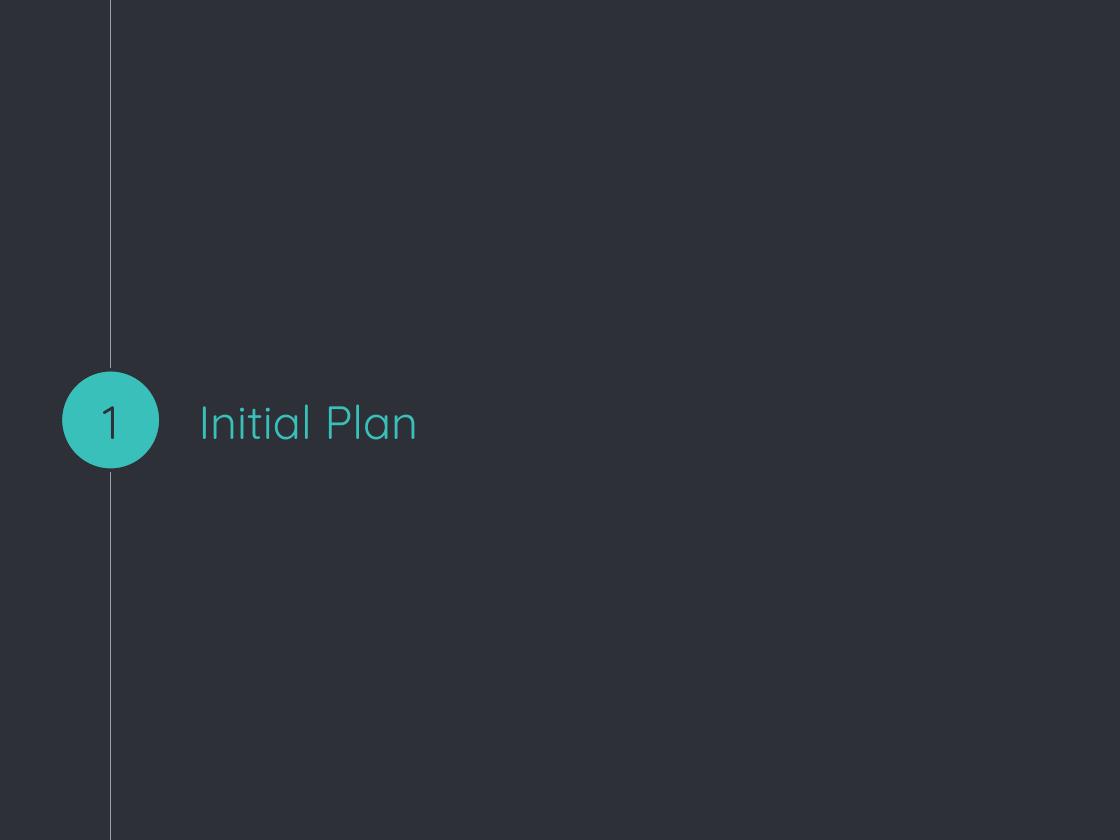
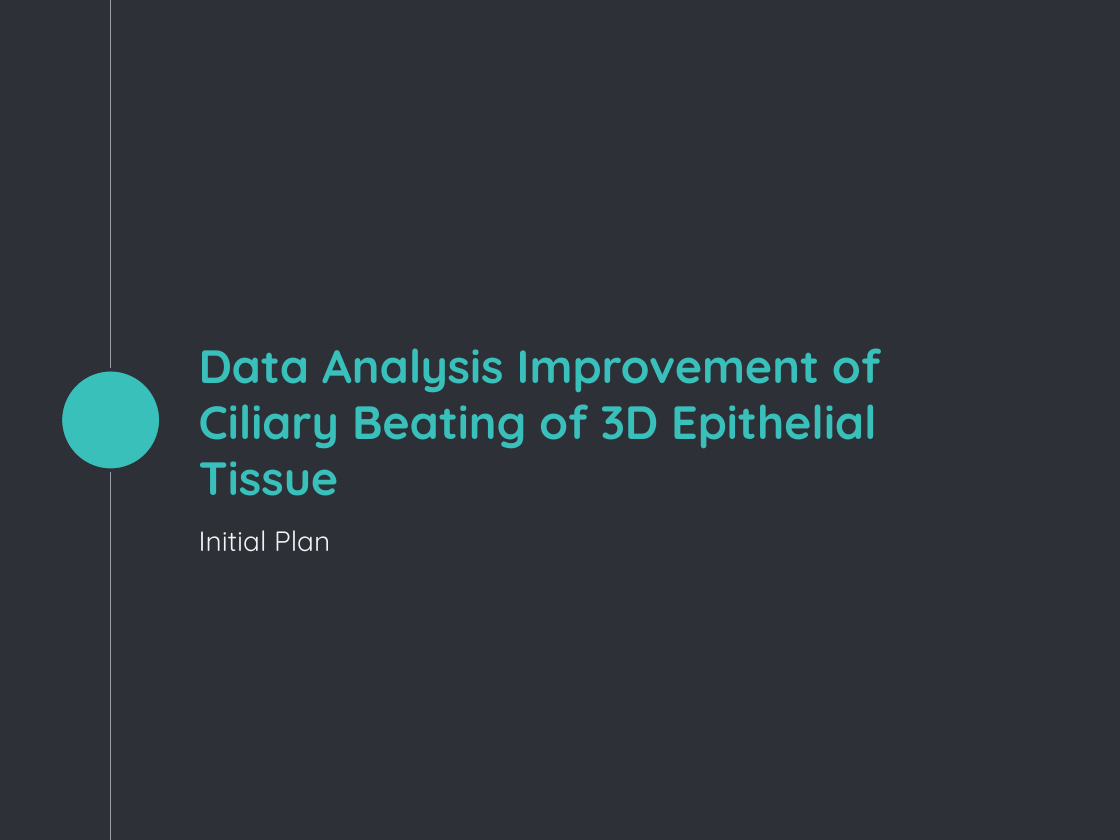
Before and after one commit to SimuJenni/RD-project, a slide deck: slide 2 of doc/initial-plan.pptx. Drawn at 1120x840 pixels with LibreOffice and Linux fonts; fonts in the diff are those of the drawing. Boxes give left, top, right and bottom in pixels: in the first picture for what was removed or moved away, otherwise in the second. Text is boxed around its words. In the diff, an @@ line names an element or a change of style, - is before the commit and + after.

Commit message:
Updated the slides and initial plan with a sketched schedule

```diff
--- a/doc/initial-plan.pptx
+++ b/doc/initial-plan.pptx
@@ title at box(199, 348, 880, 496): text changed; bold on @@
-Initial Plan
+Data Analysis Improvement of Ciliary Beating of 3D Epithelial Tissue
@@ text removed at box(103, 406, 119, 439) @@
-1
@@ subtitle added at box(199, 530, 330, 552), 18 pt, text #F3F3F3 @@
+Initial Plan
```
Also in this commit, not shown: 2 other slides changed, 2 slides added, 2 slides removed, 2 other files.
